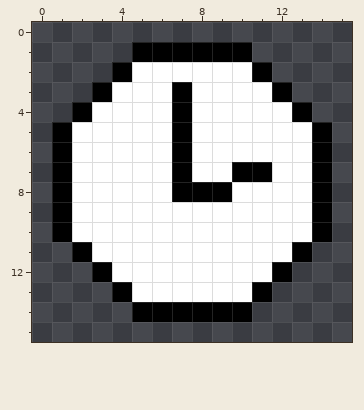
A pixel-art sprite gets an edit: assets/images/bigfellasprites/anchor_cooldown.png. The first picture shows the starting point.
The file is 16x16 pixels.
And afterwards:
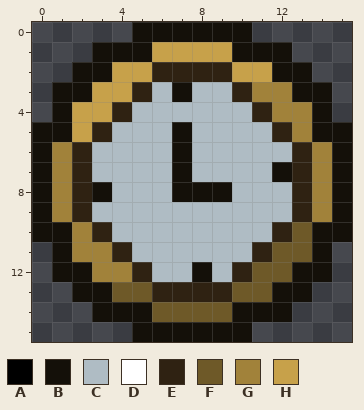
Palette (. is transparent): A #000000  B #141009  C #afbcc4  D #ffffff  E #2f2212  F #6e5928  G #a1823a  H #c7a14a
Changes in this commit:
Changed rows in their new state; - is an unchanged pixel.
first column x 0:
 0 -----BBBBBB-----
 1 ---BBBHHHHBBB---
 2 --BBHHEEEEHHBB--
 3 -BBHHECBCCEGGBB-
 4 -BHHECCCCCCEGGB-
 5 BBHECCCBCCCCEGBB
 6 BGECCCCBCCCCCEGB
 7 BGECCCCBCCCCBEGB
 8 BGEBCCCBBBCCCEGB
 9 BGECCCCCCCCCCEGB
10 BBGECCCCCCCCEFBB
11 -BGGECCCCCCEFFB-
12 -BBGGECCBCEFFBB-
13 --BBFFEEEEFFBB--
14 ---BBBFFFFBBB---
15 -----BBBBBB-----
Changed places in both pictures, as pixel boxes (x1, y1, x2, y2):
changed: (32, 22, 352, 342)
